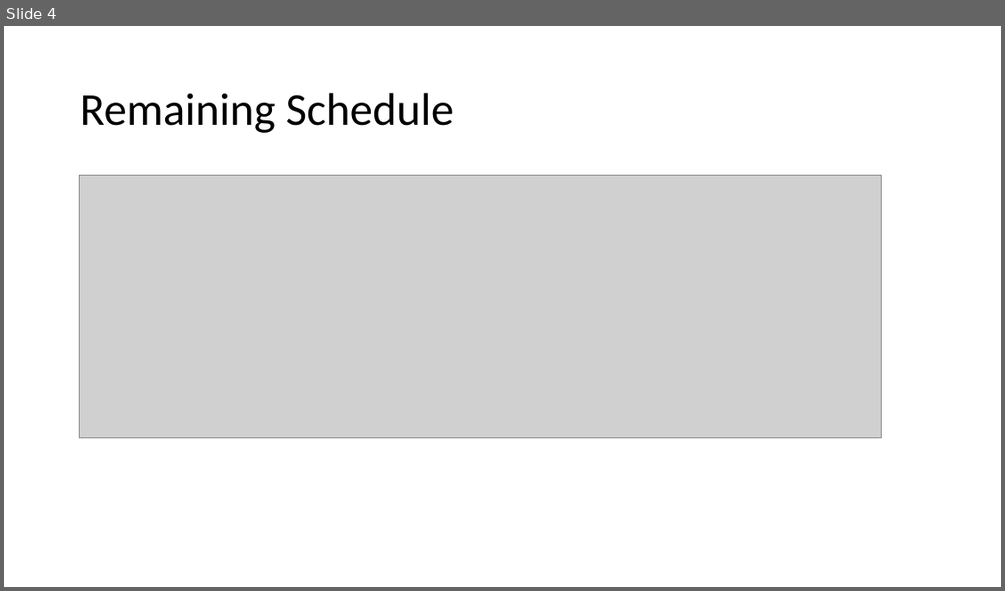
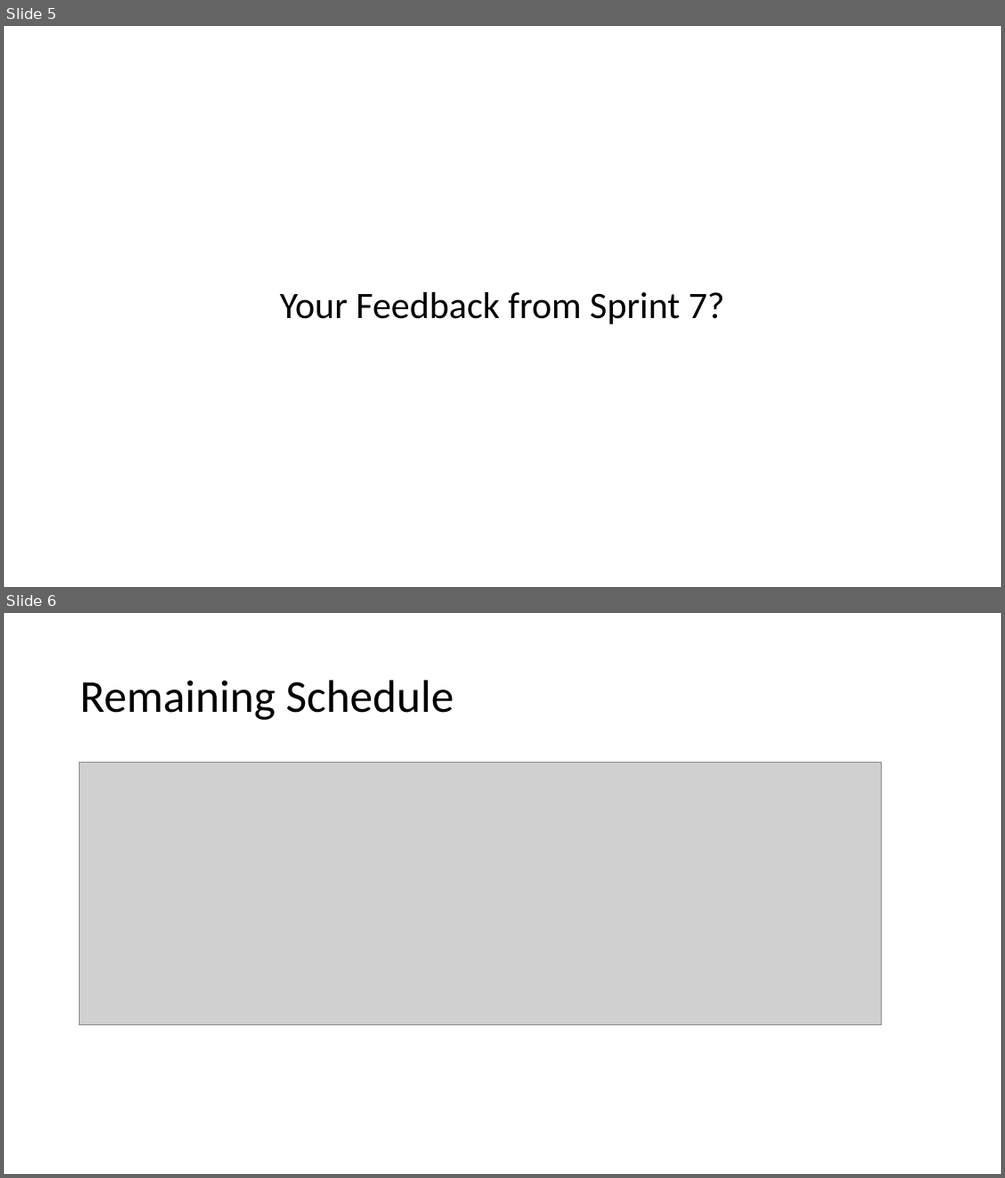
Before and after one commit to EricJPogue/CPSC-24500, a slide deck: lecture-slides/2019-12-02-oop.pptx. Shown one above the other, each under a label of ours: slide 4 before the commit, slides 5 and 6 after it. The pictures are 1005x591 and 1005x1178 pixels, drawn with LibreOffice and Linux fonts; fonts in the diff are those of the drawing; grey boxes stand for pictures. Boxes give left, top, right and bottom in pixels: in the first picture for what was removed or moved away, otherwise in the second. Text is boxed around its words. In the diff, an @@ line names an element or a change of style, - is before the commit and + after.

```diff
--- a/lecture-slides/2019-12-02-oop.pptx
+++ b/lecture-slides/2019-12-02-oop.pptx
@@ slide 5 added at box(4, 26, 1001, 587), background #FFFFFF @@
@@ title added at box(280, 292, 725, 324), 36 pt, text #000000 @@
+Your Feedback from Sprint 7?
@@ what was slide 4 is now slide 6 @@
```
Also in this commit, not shown: 5 slides changed, 2 other slides added, 2 slides removed.
